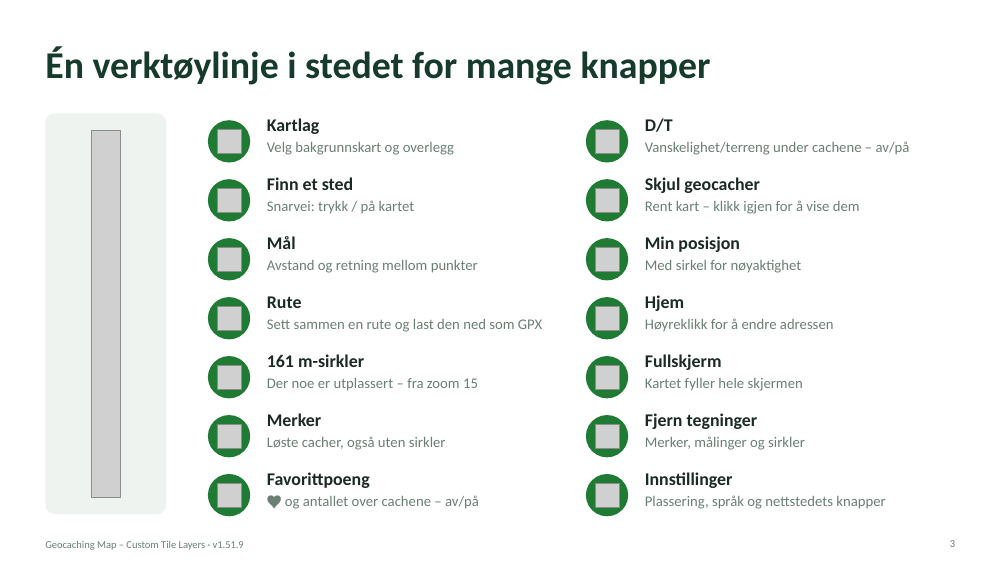
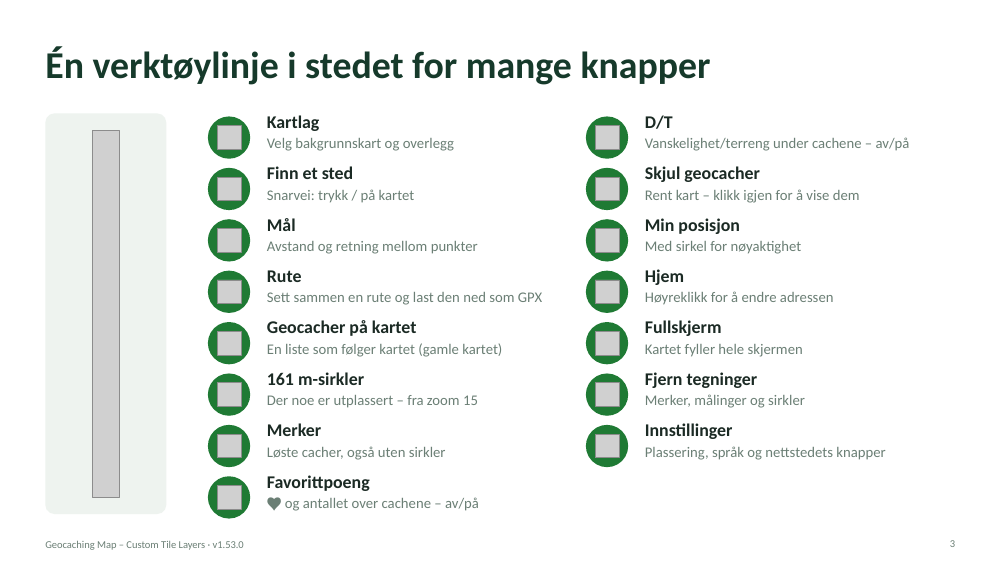
Before and after one commit to knutos/custom-tiles, a slide deck: slide 3 of docs/Geocaching-Map-Custom-Tile-Layers-Presentasjon.pptx. Drawn at 1008x567 pixels with LibreOffice and Linux fonts; fonts in the diff are those of the drawing; grey boxes stand for pictures. Boxes give left, top, right and bottom in pixels: in the first picture for what was removed or moved away, otherwise in the second. Text is boxed around its words. In the diff, an @@ line names an element or a change of style, - is before the commit and + after.

Commit message:
1.53.0 – New cache list (old map): the geocaches on the map in a list that follows the map, with hover highlight, zoom with a glow and back again, and a button for the cache page. The cache list and the route window sit at the top right or top left of the map (Settings), clear of the side panel; the route window is as narrow as the list.

```diff
--- a/docs/Geocaching-Map-Custom-Tile-Layers-Presentasjon.pptx
+++ b/docs/Geocaching-Map-Custom-Tile-Layers-Presentasjon.pptx
@@ text "Kartlag": place and size @@
-text "Kartlag" at (267,118,454,155)
+text "Kartlag" at (267,115,454,151)
@@ 2 pictures, 2 ellipses: place and size @@
-2 pictures, 2 ellipses at (208,120,628,163)
+2 pictures, 2 ellipses at (208,116,628,159)
@@ text "D/T": place and size @@
-text "D/T" at (645,118,910,155)
+text "D/T" at (645,115,910,151)
@@ text "Finn et sted": place and size @@
-text "Finn et sted" at (267,177,415,214)
+text "Finn et sted" at (267,166,415,203)
@@ 2 pictures, 2 ellipses: place and size @@
-2 pictures, 2 ellipses at (208,179,628,222)
+2 pictures, 2 ellipses at (208,168,628,210)
@@ text "Skjul geocacher": place and size @@
-text "Skjul geocacher" at (645,177,860,214)
+text "Skjul geocacher" at (645,166,860,203)
@@ text "Mål": place and size @@
-text "Mål" at (267,236,478,273)
+text "Mål" at (267,218,478,254)
@@ 2 pictures, 2 ellipses: place and size @@
-2 pictures, 2 ellipses at (208,238,628,281)
+2 pictures, 2 ellipses at (208,219,628,262)
@@ text "Min posisjon": place and size @@
-text "Min posisjon" at (645,236,802,273)
+text "Min posisjon" at (645,218,802,254)
@@ text "Rute": place and size @@
-text "Rute" at (267,296,542,332)
+text "Rute" at (267,270,542,305)
@@ text "Hjem": place and size @@
-text "Hjem" at (645,295,834,332)
+text "Hjem" at (645,269,834,305)
@@ ellipse added at (208,271,250,313), fill #1F7A34 @@
@@ picture: place and size @@
-picture at (217,306,240,330)
+picture at (217,280,240,303)
@@ ellipse: place and size @@
-ellipse at (586,474,628,516)
+ellipse at (586,271,628,313)
@@ picture: place and size @@
-picture at (595,306,619,330)
+picture at (595,280,619,303)
@@ ellipse: place and size @@
-ellipse at (208,297,250,340)
+ellipse at (208,322,250,364)
@@ text added at (267,320,502,357), 14 pt, text #6B7F75 @@
+Geocacher på kartet
+En liste som følger kartet (gamle kartet)
@@ ellipse: place and size @@
-ellipse at (586,297,628,340)
+ellipse at (586,322,628,364)
@@ text "Fullskjerm": place and size @@
-text "Fullskjerm" at (645,354,803,391)
+text "Fullskjerm" at (645,320,803,357)
@@ picture added at (217,331,240,355) @@
@@ picture: place and size @@
-picture at (595,365,619,389)
+picture at (595,331,619,355)
@@ text "161 m-sirkler": place and size @@
-text "161 m-sirkler" at (267,354,478,391)
+text "161 m-sirkler" at (267,372,478,408)
@@ 2 ellipses, 1 picture: place and size @@
-2 ellipses, 1 picture at (208,356,628,399)
+2 ellipses, 1 picture at (208,374,628,416)
@@ picture: place and size @@
-picture at (595,424,619,448)
+picture at (595,383,619,406)
@@ text "Fjern tegninger": place and size @@
-text "Fjern tegninger" at (645,413,805,450)
+text "Fjern tegninger" at (645,372,805,408)
@@ text "Merker": place and size @@
-text "Merker" at (267,413,446,450)
+text "Merker" at (267,423,446,460)
@@ text "Innstillinger": place and size @@
-text "Innstillinger" at (645,472,885,509)
+text "Innstillinger" at (645,423,885,460)
@@ 2 ellipses, 1 picture: place and size @@
-2 ellipses, 1 picture at (208,415,628,457)
+2 ellipses, 1 picture at (208,425,628,467)
@@ picture: place and size @@
-picture at (595,483,619,507)
+picture at (595,434,619,457)
@@ text at (45,541,244,550): text changed @@
-Geocaching Map – Custom Tile Layers · v1.51.9
+Geocaching Map – Custom Tile Layers · v1.53.0
```
Also in this commit, not shown: 14 other slides changed, 1 slide added, 9 other files.
